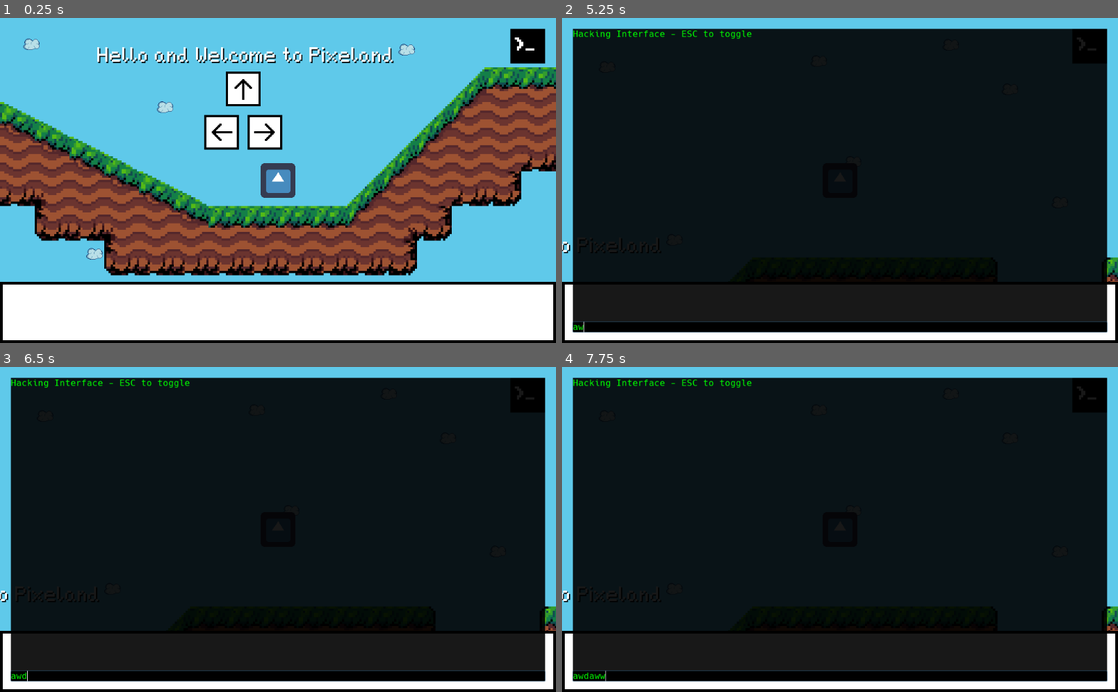
Above: before the commit, frames 1-4 (two rows, left to right).
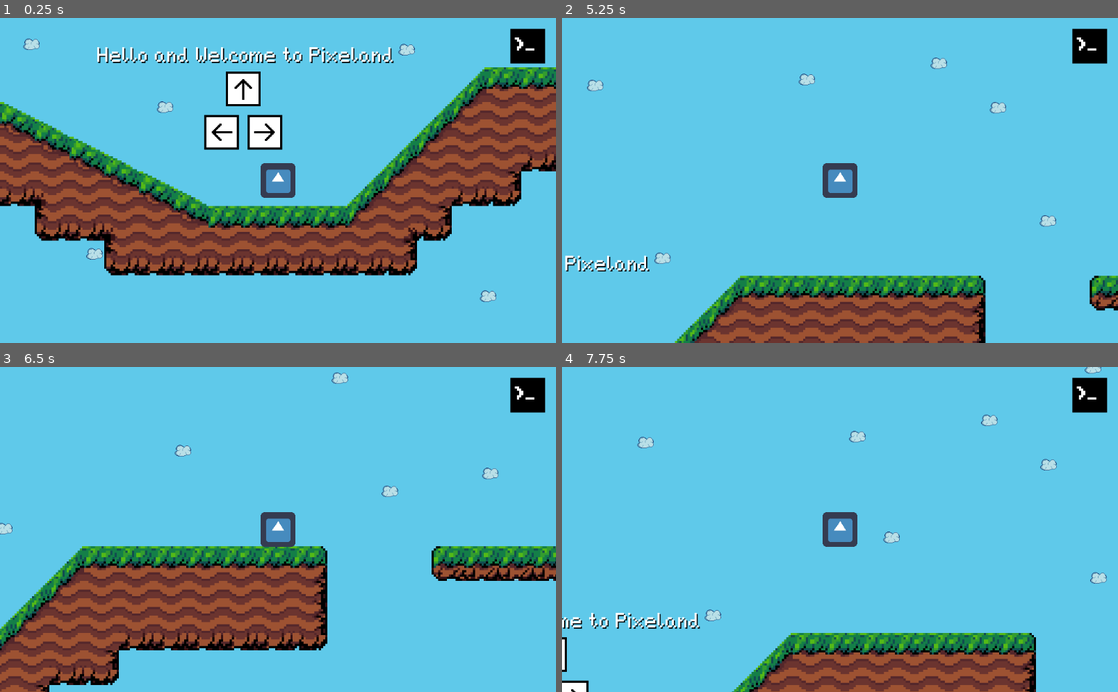
Above: after the commit, the same moments.

Repository: Tri-C-Games/CCC-Jam
Game: Godot game, scene res://World/Tutorial/Tutorial.tscn
Two runs of this game, one before a commit and one after it. Both use one fixed random seed, a clock stepped at 60 frames per second and the inputs below. The engine's default icon, where the game draws it, is replaced by a stand-in: a white triangle on a blue panel in a dark square.
Inputs (mouse positions are in pixels of both pictures, inside the frame that each line leads up to):
- Up to frame 1 (0.25 s): no input
- Up to frame 2 (5.25 s): hold D (move_right) 0.53-2.03 s; tap W (jump) at 0.77, 1.52, 3.02, 3.77, 4.52 s; hold A (move_left) 2.03-2.78 s; hold D (move_right) 2.78-4.28 s; tap Escape (open_console) at 4.15 s; hold A (move_left) 4.28-5 s; click (1106, 47) at 5 s
- Up to frame 3 (6.5 s): hold D (move_right) from 5.78 s (still down)
- Up to frame 4 (7.75 s): release D (move_right) at 6.53 s; hold A (move_left) from 6.53 s (still down); tap W (jump) at 6.77, 7.52 s

The runs differ from the first frame. In frame 1, 19% of the frame differs, in the area x 0-100%, y 81-100%; in frame 2, 93%; in frame 3, 92%; in frame 4, 93%, in the area x 0-100%, y 0-100%.

Commit message:
Fixed a button bug and cleaned up UI.

Diff:
--- a/UI/HUD/HUD.gd
+++ b/UI/HUD/HUD.gd
@@ -1,6 +1,6 @@
 extends CanvasLayer
 
-onready var input = get_node("Hacking GUI/MarginContainer/Console/VBoxContainer/Input")
+onready var input = get_node("Hacking GUI/Console/VBoxContainer/Input")
 
 func _ready():
 	$"Hacking GUI".visible = false
--- a/UI/HUD/HUD.tscn
+++ b/UI/HUD/HUD.tscn
@@ -26,6 +26,7 @@
 }
 
 [node name="Dialogue Box" type="ColorRect" parent="."]
+visible = false
 anchor_top = 1.0
 anchor_right = 1.0
 anchor_bottom = 1.0
@@ -54,4 +55,3 @@
 stream = ExtResource( 6 )
 volume_db = -20.0
 [connection signal="pressed" from="TextureButton" to="." method="toggle_console"]
-[connection signal="exit_pressed" from="Hacking GUI" to="." method="toggle_console"]
--- a/UI/Hacking/Console.tscn
+++ b/UI/Hacking/Console.tscn
@@ -11,19 +11,12 @@
 [sub_resource type="StyleBoxFlat" id=2]
 bg_color = Color( 0, 0, 0, 1 )
 
-[node name="Console" type="Control"]
+[node name="Console" type="ColorRect"]
 anchor_right = 1.0
 anchor_bottom = 1.0
-size_flags_vertical = 3
+mouse_filter = 2
+color = Color( 0, 0, 0, 0.901961 )
 script = ExtResource( 1 )
-__meta__ = {
-"_edit_use_anchors_": false
-}
-
-[node name="ColorRect" type="ColorRect" parent="."]
-anchor_right = 1.0
-anchor_bottom = 1.0
-color = Color( 0, 0, 0, 0.901961 )
 __meta__ = {
 "_edit_use_anchors_": false
 }
@@ -31,6 +24,7 @@
 [node name="VBoxContainer" type="VBoxContainer" parent="."]
 anchor_right = 1.0
 anchor_bottom = 1.0
+mouse_filter = 2
 size_flags_vertical = 3
 custom_constants/separation = 0
 __meta__ = {
@@ -40,6 +34,7 @@
 [node name="Output" type="RichTextLabel" parent="VBoxContainer"]
 margin_right = 1024.0
 margin_bottom = 581.0
+mouse_filter = 2
 size_flags_vertical = 3
 theme = ExtResource( 2 )
 custom_fonts/italics_font = SubResource( 1 )
@@ -62,5 +57,4 @@
 [node name="Key Press SFX" type="AudioStreamPlayer" parent="."]
 stream = ExtResource( 4 )
 volume_db = -15.0
-[connection signal="text_changed" from="VBoxContainer/Input" to="." method="_on_Input_text_changed"]
 [connection signal="text_entered" from="VBoxContainer/Input" to="." method="_on_Input_text_entered"]
--- a/UI/Hacking/Hacking GUI.gd
+++ b/UI/Hacking/Hacking GUI.gd
@@ -2,7 +2,7 @@
 
 signal exit_pressed
 
-onready var console = get_node("MarginContainer/Console")
+onready var console = get_node("Console")
 var success_text = "The \"%s\" command has been used successfully."
 var invalid_syntax_text = "Please use the correct syntax."
 var not_recognised_text = "\'%s\' is not recognised as an internal or external command,\noperable program or batch file."
--- a/UI/Hacking/Hacking GUI.tscn
+++ b/UI/Hacking/Hacking GUI.tscn
@@ -4,28 +4,20 @@
 [ext_resource path="res://Sounds/Hacking Interface/Open.wav" type="AudioStream" id=2]
 [ext_resource path="res://UI/Hacking/Console.tscn" type="PackedScene" id=3]
 
-[node name="Hacking GUI" type="Control"]
+[node name="Hacking GUI" type="MarginContainer"]
 anchor_right = 1.0
 anchor_bottom = 1.0
-mouse_filter = 1
+mouse_filter = 2
+custom_constants/margin_right = 20
+custom_constants/margin_top = 20
+custom_constants/margin_left = 20
+custom_constants/margin_bottom = 20
 script = ExtResource( 1 )
 __meta__ = {
 "_edit_use_anchors_": false
 }
 
-[node name="MarginContainer" type="MarginContainer" parent="."]
-anchor_right = 1.0
-anchor_bottom = 1.0
-mouse_filter = 1
-custom_constants/margin_right = 20
-custom_constants/margin_top = 20
-custom_constants/margin_left = 20
-custom_constants/margin_bottom = 20
-__meta__ = {
-"_edit_use_anchors_": false
-}
-
-[node name="Console" parent="MarginContainer" instance=ExtResource( 3 )]
+[node name="Console" parent="." instance=ExtResource( 3 )]
 anchor_right = 0.0
 anchor_bottom = 0.0
 margin_left = 20.0
@@ -35,4 +27,4 @@
 
 [node name="AudioStreamPlayer" type="AudioStreamPlayer" parent="."]
 stream = ExtResource( 2 )
-[connection signal="command_entered" from="MarginContainer/Console" to="." method="_on_Console_command_entered"]
+[connection signal="command_entered" from="Console" to="." method="_on_Console_command_entered"]
